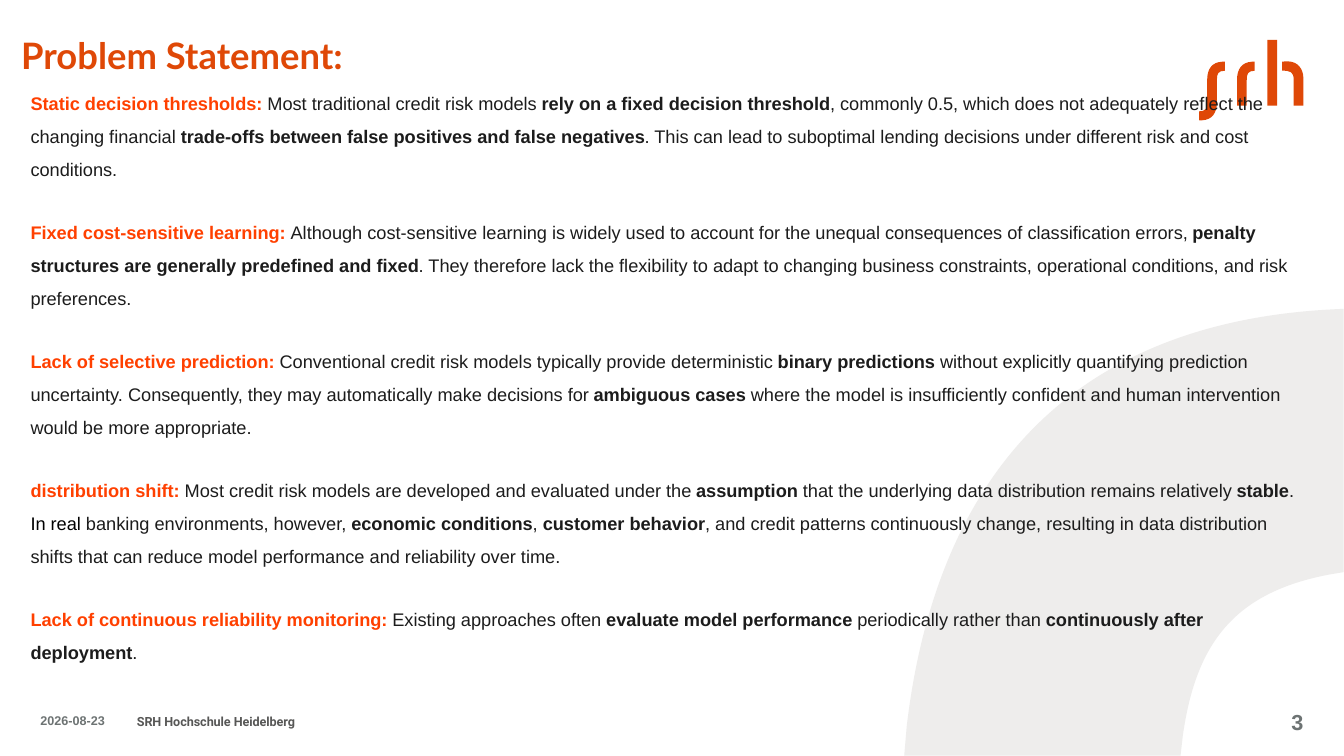
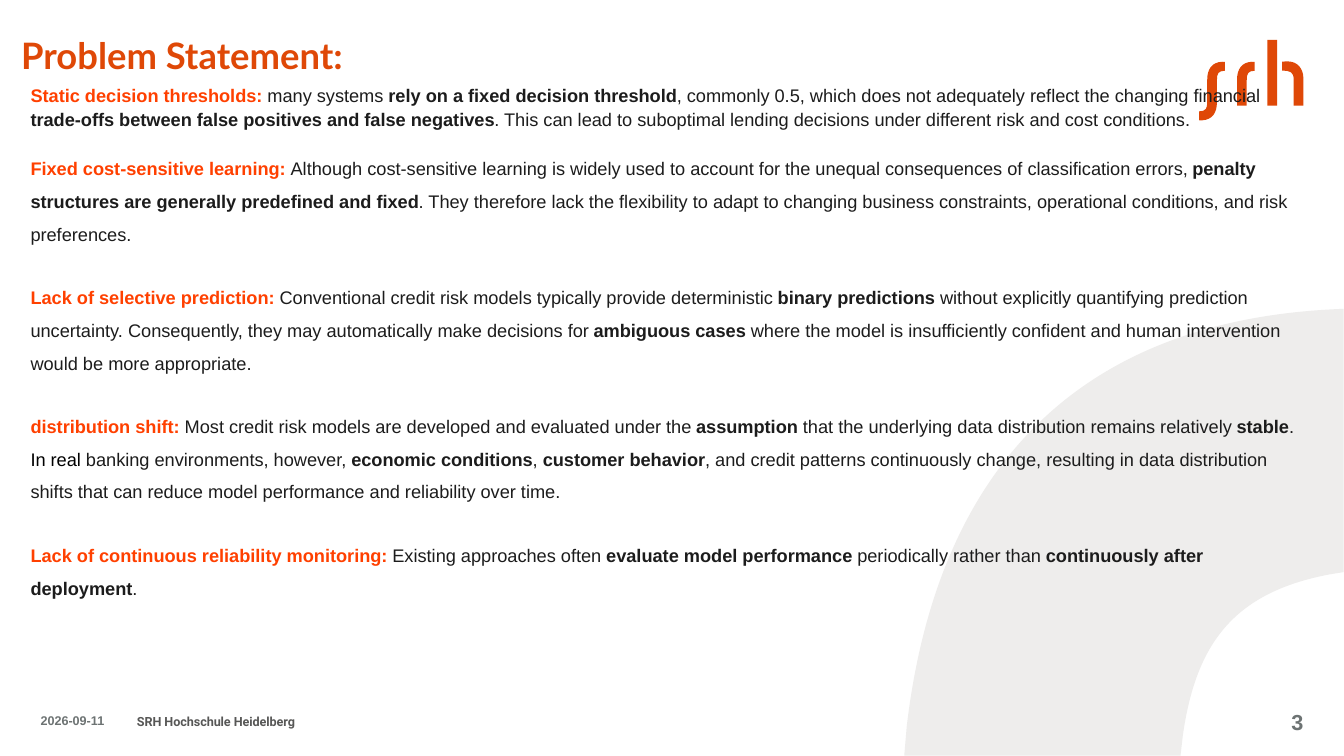
Before and after one commit to aminfeli/Thesis, a slide deck: slide 3 of 7-Presentation/presentation.pptx. Drawn at 1344x756 pixels with LibreOffice and Linux fonts; fonts in the diff are those of the drawing. Boxes give left, top, right and bottom in pixels: in the first picture for what was removed or moved away, otherwise in the second. Text is boxed around its words. In the diff, an @@ line names an element or a change of style, - is before the commit and + after.

```diff
--- a/7-Presentation/presentation.pptx
+++ b/7-Presentation/presentation.pptx
@@ freeform shape at bbox=[1200, 40, 1304, 121]: outline redrawn @@
@@ text at bbox=[31, 88, 1261, 130]: text changed @@
-Static decision thresholds: Most traditional credit risk models rely on a fixed decision threshold, commonly 0.5, which does not adequately reflect the changing financial trade-offs between false positives and false negatives. This can lead to suboptimal lending decisions under different risk and cost conditions.
+Static decision thresholds: many systems rely on a fixed decision threshold, commonly 0.5, which does not adequately reflect the changing financial trade-offs between false positives and false negatives. This can lead to suboptimal lending decisions under different risk and cost conditions.
@@ freeform shape at bbox=[904, 309, 1344, 755]: outline redrawn @@
@@ text at bbox=[41, 716, 105, 725]: text changed @@
-2026-08-23
+2026-09-11
```
Also in this commit, not shown: 33 other slides changed, 2 other files.
